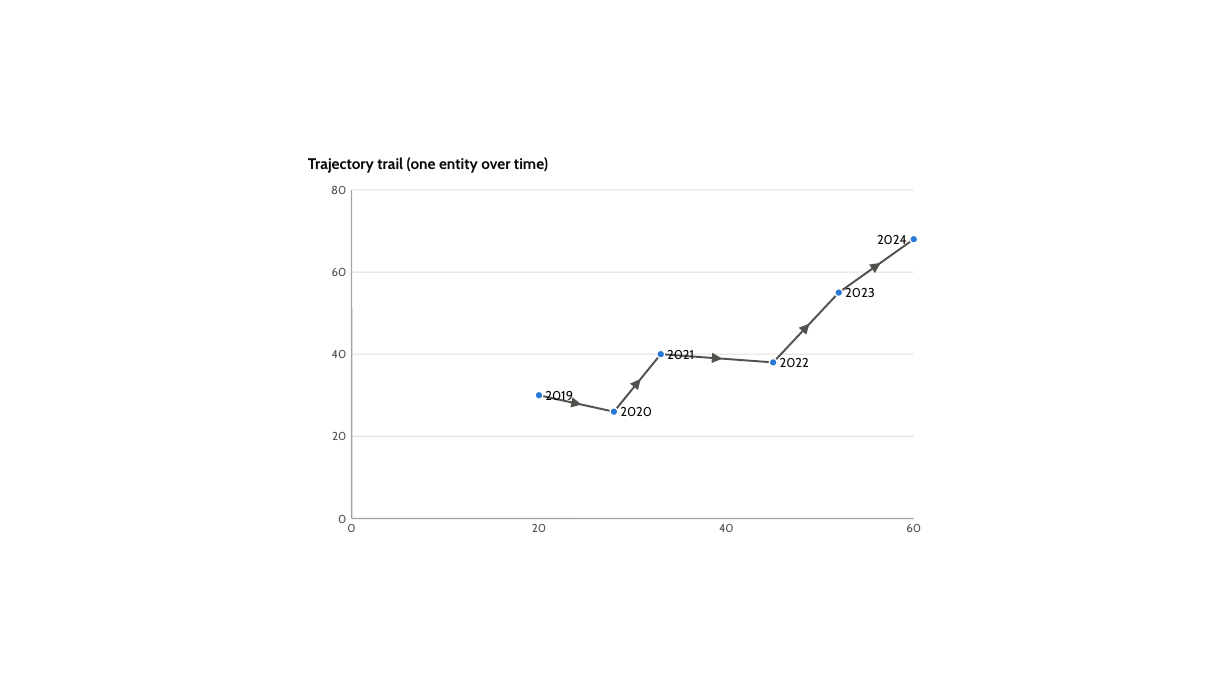
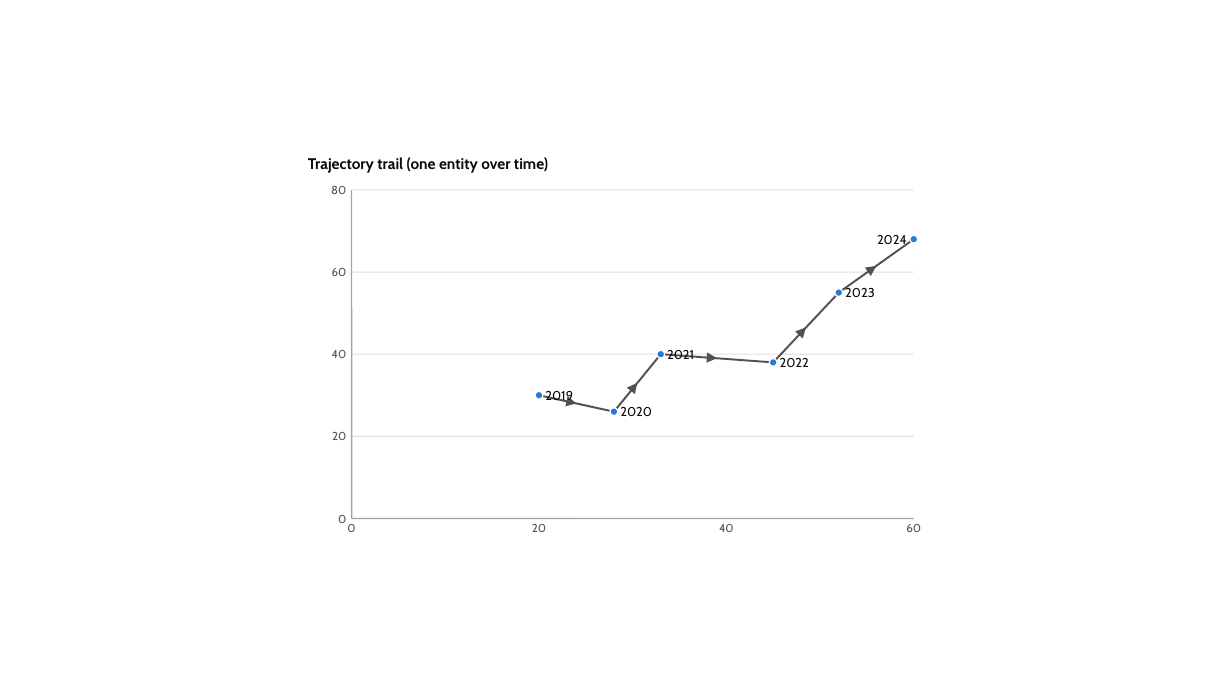
Before and after one commit to dannbleeker/PowerChart, a slide deck: slide 72 of examples/showcase.pptx. Drawn at 1232x693 pixels with LibreOffice and Linux fonts; fonts in the diff are those of the drawing. Boxes give left, top, right and bottom in pixels: in the first picture for what was removed or moved away, otherwise in the second. Text is boxed around its words. In the diff, an @@ line names an element or a change of style, - is before the commit and + after.

```diff
--- a/examples/showcase.pptx
+++ b/examples/showcase.pptx
@@ 3 triangles: place and size @@
-3 triangles at [570, 259, 884, 409]
+3 triangles at [566, 261, 879, 409]
@@ triangle: place and size @@
-triangle at [799, 320, 814, 335]
+triangle at [796, 324, 810, 339]
@@ triangle: place and size @@
-triangle at [630, 376, 644, 390]
+triangle at [627, 380, 642, 394]
```
Also in this commit, not shown: 10 other slides changed, 4 other files.
